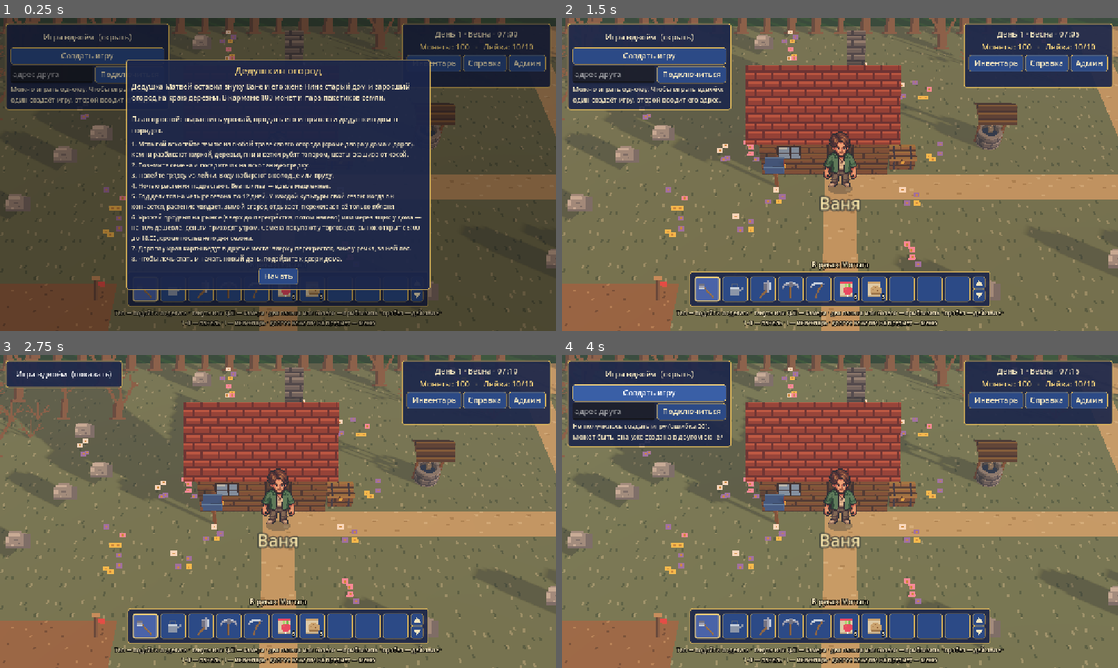
Above: before the commit, frames 1-4 (two rows, left to right).
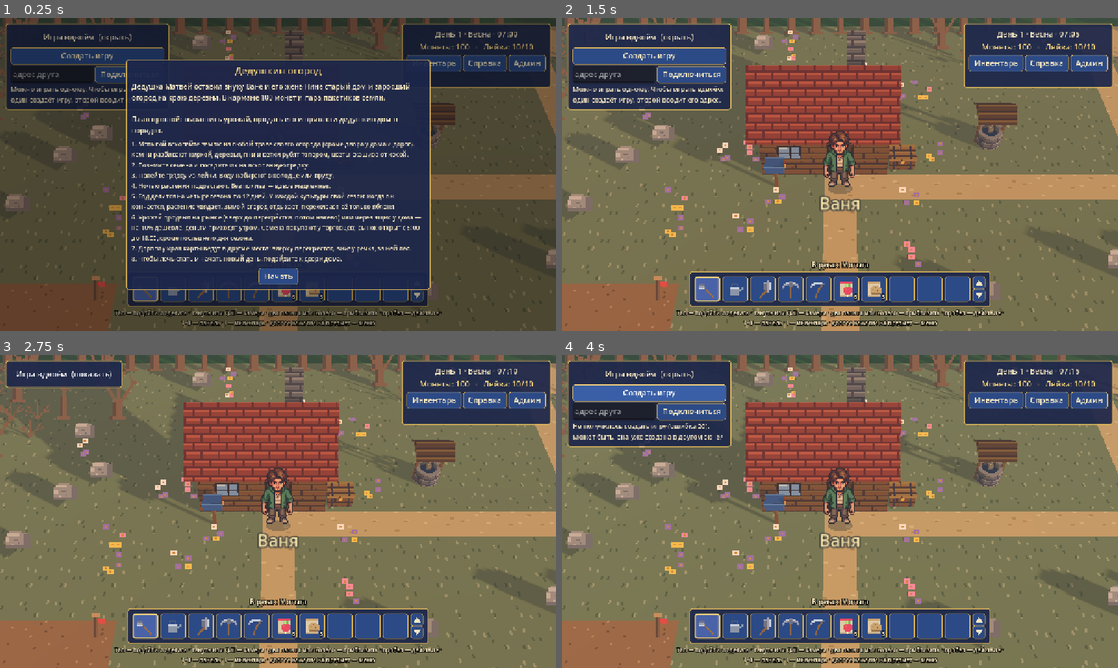
Above: after the commit, the same moments.

Repository: Japshinobi/Test
Game: Godot game, scene res://main.tscn
Same seed, same stepped clock (60 frames per second), same inputs: the game is played once before the commit and once after it.
Inputs (mouse positions are in pixels of both pictures, inside the frame that each line leads up to):
- Up to frame 1 (0.25 s): no input
- Up to frame 2 (1.5 s): click (612, 74) at 0.52 s; type "12" at 0.6 s; click "Начать" at 1.25 s
- Up to frame 3 (2.75 s): click "Игра вдвоём (скрыть)" at 2 s
- Up to frame 4 (4 s): click "Игра вдвоём (показать)" at 2.75 s; click "Создать игру" at 3.5 s

The runs differ from the first frame. In frame 1, 0.3% of the frame differs, in the area x 0-91%, y 0-69%; in frame 2, 1.0%; in frame 3, 1.2%, in the area x 0-100%, y 0-90%; in frame 4, 1.0%.

Commit message:
Спрайты: картинка не гнётся дугой при приближении камеры
Углы спрайта раньше отодвигались на разную глубину вдоль луча, и текстура
вблизи изгибалась по диагонали. Теперь картинка плоская и параллельна экрану,
а глубина для проверки «кто ближе» берётся от вертикального спрайта.

Co-Authored-By: Claude Opus 5.5 <noreply@anthropic.com>
Claude-Session: https://claude.ai/code/session_01Vk2GzkFks5VW2iDabaZdf6

Diff:
--- a/godot/scripts/atlas.gd
+++ b/godot/scripts/atlas.gd
@@ -13,7 +13,7 @@
 ## перспективы по краям экрана заваливается наружу, а внизу сплющивается. Здесь картинка
 ## выводится параллельно экрану; высота — как у вертикального спрайта в середине экрана
 ## (растяжение STRETCH × косинус наклона камеры). Глубина берётся от вертикального спрайта,
-## чтобы голова не уходила в стену или дерево за спиной. Подкраска (modulate) работает как раньше.
+## чтобы голова не уходила в стену или дерево за спиной; сама картинка остаётся плоской. Подкраска (modulate) работает как раньше.
 const UPRIGHT := """
 shader_type spatial;
 render_mode unshaded, cull_disabled;
@@ -29,12 +29,12 @@
 	float y = VERTEX.y * length(MODEL_MATRIX[1].xyz);
 	vec3 standing = anchor + vec3(x, 0.0, 0.0) + up * y;
 	vec3 screen = anchor + vec3(x, y * up.y, 0.0);
-	if (PROJECTION_MATRIX[3][3] < 0.5) {
-		screen *= standing.z / screen.z;
-	} else {
-		screen.z = standing.z;
-	}
-	POSITION = PROJECTION_MATRIX * vec4(screen, 1.0);
+	// картинка плоская и параллельна экрану (иначе текстура гнётся по диагонали),
+	// а глубина — от вертикального спрайта
+	vec4 pos = PROJECTION_MATRIX * vec4(screen, 1.0);
+	vec4 depth = PROJECTION_MATRIX * vec4(standing, 1.0);
+	pos.z = depth.z / depth.w * pos.w;
+	POSITION = pos;
 }
 
 void fragment() {
